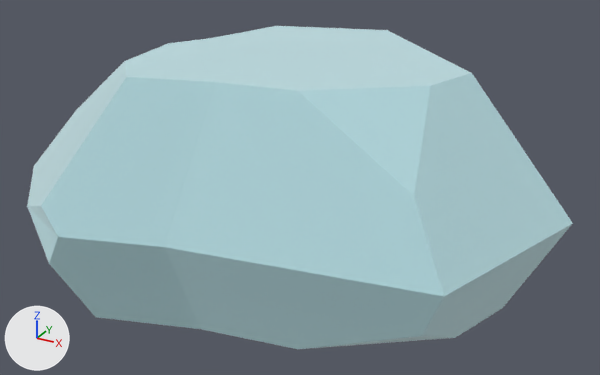
The glTF model public/models/nf2/nature/stone_largeF.glb, before and after one commit.
Before and after are seen from a 50 mm camera at (0.776, -1.419, 0.849) aimed at (0.005, -0.018, 0.148). Lighting does not change. The marker at lower left points along +X, +Y and +Z. The first picture is the older version. Where no turn or scale is listed for an object, it has been applied to the vertices.

The first picture shows 'stone_largeF'.
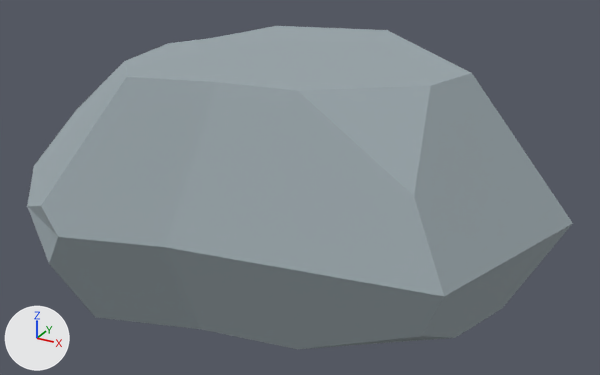
What differs and where, as boxes [x1, y1, x2, y2] in the pictures (600 x 375 px):
'stone_largeF', recoloured, surface changed (pale blue to grey): [27, 26, 573, 349] in both

What the commit changed:
In material 'stone' (mat_stone), metallic goes from 1.0 to 0.0.
Material 'stone' (mat_stone) changes colour from pale blue #ddf2f5 to grey #9aa6ab; in linear values from (0.722, 0.886, 0.91) to (0.323, 0.381, 0.407).
Object 'tmpParent' (ob_tmpparent) is deleted.
